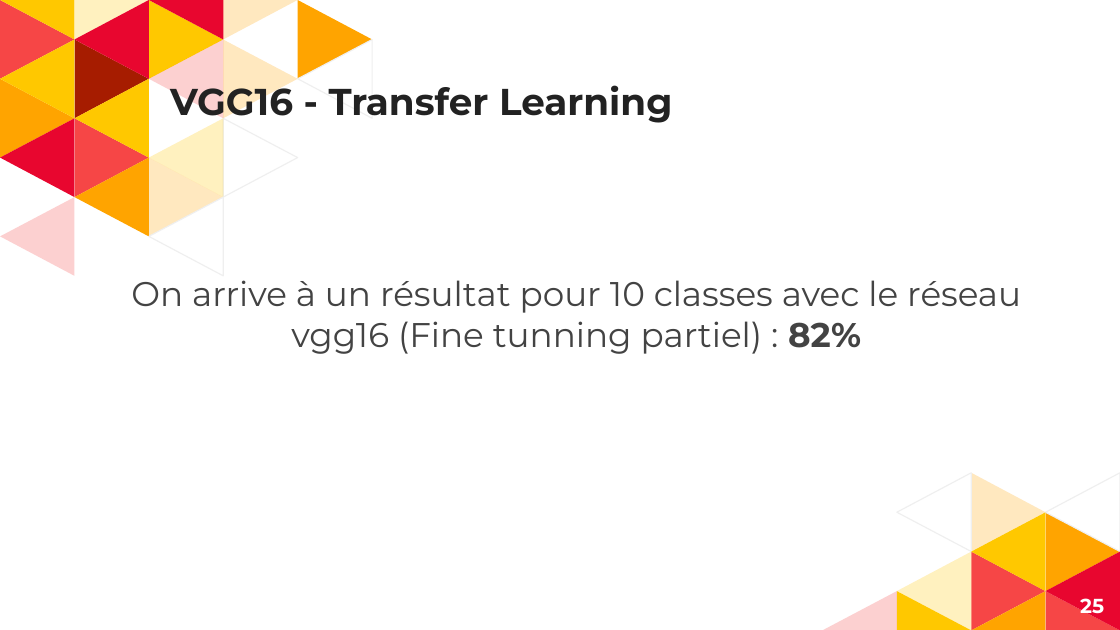
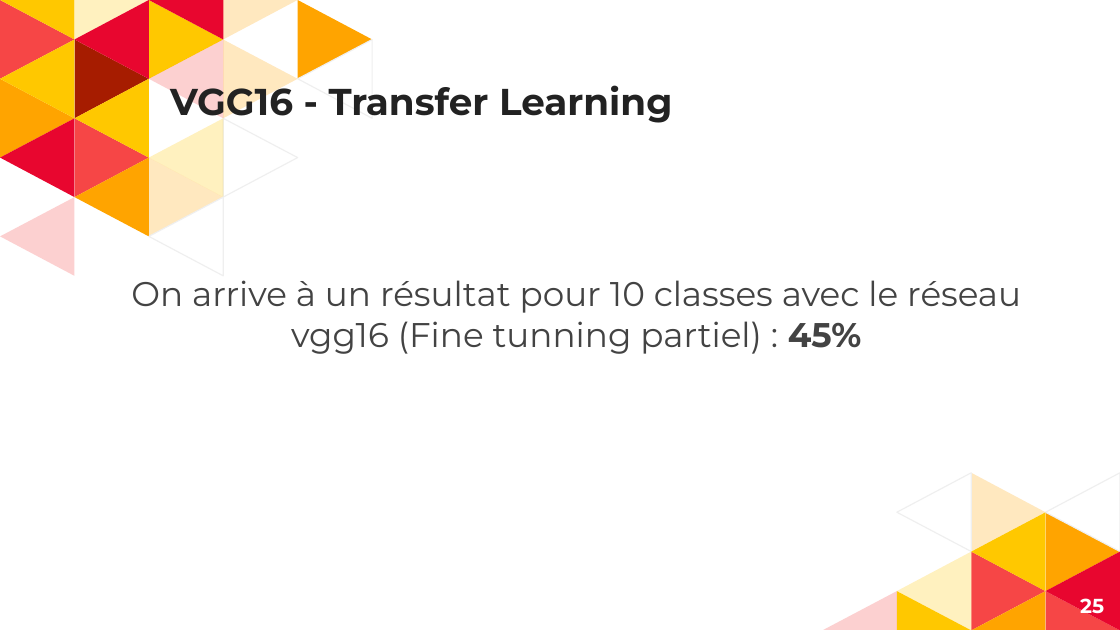
Before and after one commit to mzackaria/Dog-image-classification, a slide deck: slide 25 of Présenatation Projet 7.pptx. Drawn at 1120x630 pixels with LibreOffice and Linux fonts; fonts in the diff are those of the drawing. Boxes give left, top, right and bottom in pixels: in the first picture for what was removed or moved away, otherwise in the second. Text is boxed around its words. In the diff, an @@ line names an element or a change of style, - is before the commit and + after.

```diff
--- a/Présenatation Projet 7.pptx
+++ b/Présenatation Projet 7.pptx
@@ text at <box>131,280,1021,354</box>: text changed @@
-On arrive à un résultat pour 10 classes avec le réseau vgg16 (Fine tunning partiel) : 82%
+On arrive à un résultat pour 10 classes avec le réseau vgg16 (Fine tunning partiel) : 45%
```
Also in this commit, not shown: 1 other slide changed.
